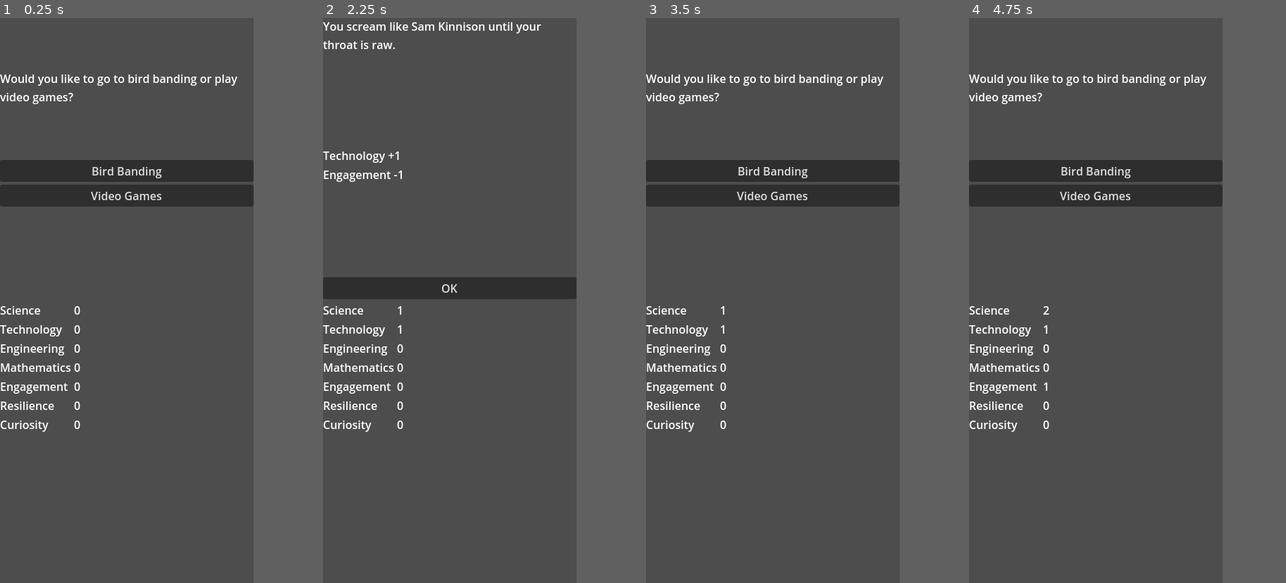
Above: before the commit, frames 1-4 (left to right).
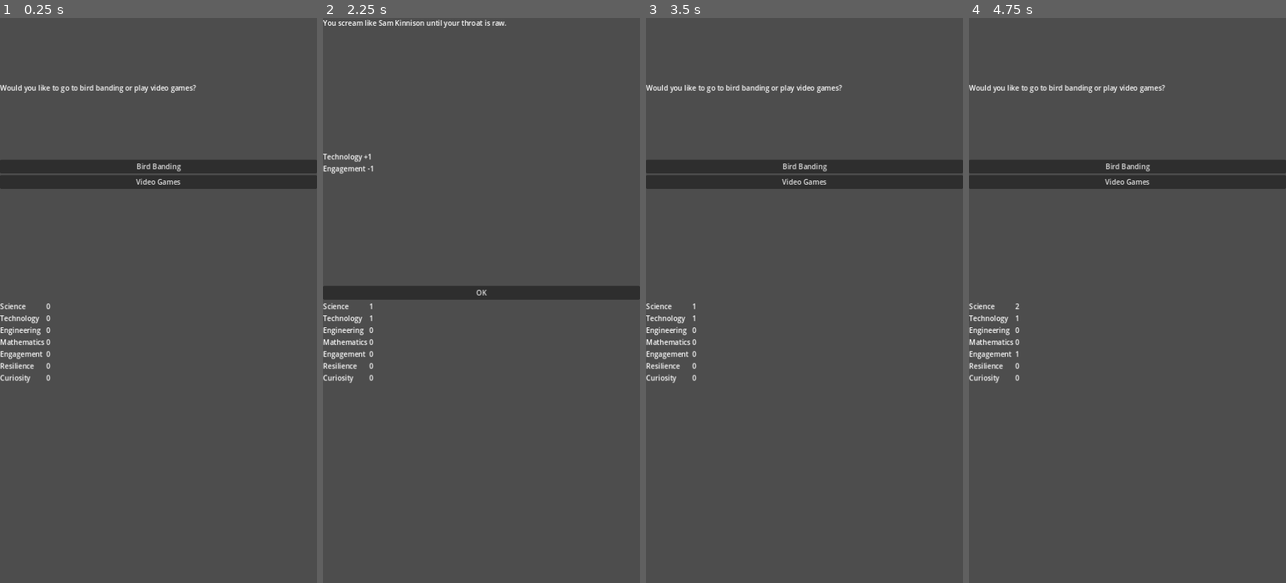
Above: after the commit, the same moments.

Repository: stem-career-paths/game
Game: Godot game, scene res://ui/main_screen.tscn
The game is run twice, just before and just after one commit, with the same random seed, the same clock (stepped at 60 frames per second) and the same inputs.
Inputs:
- Up to frame 1 (0.25 s): no input
- Up to frame 2 (2.25 s): click "Bird Banding" at 0.5 s; click "OK" at 1.25 s; click "Video Games" at 2 s
- Up to frame 3 (3.5 s): click "OK" at 2.75 s
- Up to frame 4 (4.75 s): click "Bird Banding" at 3.5 s; click "OK" at 4.25 s
In our replay, the window is 360x800 before the commit and 450x800 after it. These sizes can differ from the game's own. Grey fills any space a smaller window leaves; there, only what the larger window draws over its background counts as a difference.

The runs differ from the first frame. In frame 1, 6.9% of the frame differs, in the area x 0-100%, y 10-74%; in frame 2, 4.7%; in frame 3, 6.8%; in frame 4, 6.8%.

Commit message:
Configure project for mobile development
The default resolution and settings come from the official documentation:
https://docs.godotengine.org/en/stable/tutorials/rendering/multiple_resolutions.html#mobile-game-in-portrait-mode
Details on how to use override.cfg to override local settings are described
in the README file, and that override file is ignored so that each developer
can have their own setting.

Diff:
--- a/project/project.godot
+++ b/project/project.godot
@@ -17,5 +17,8 @@
 
 [display]
 
-window/size/viewport_width=360
-window/size/viewport_height=800
+window/size/viewport_width=720
+window/size/viewport_height=1280
+window/stretch/mode="canvas_items"
+window/stretch/aspect="expand"
+window/handheld/orientation=1
Not shown, changed: README.md
Not shown, changed: project/.gitignore
